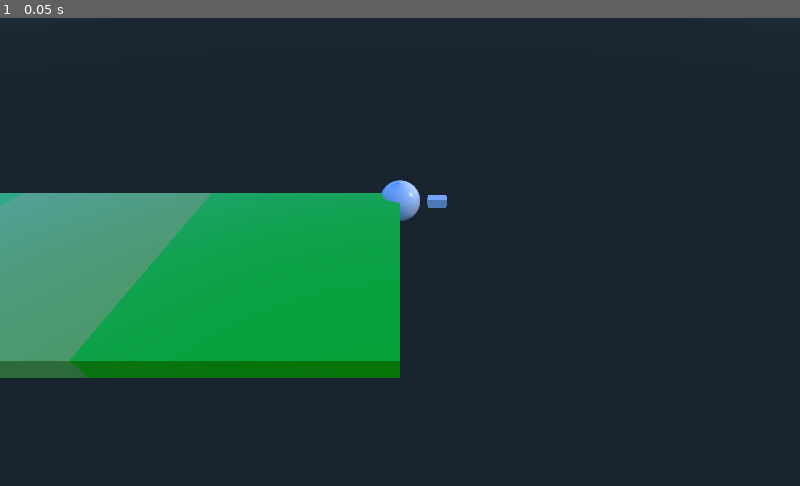
Above: before the commit, frame 1.
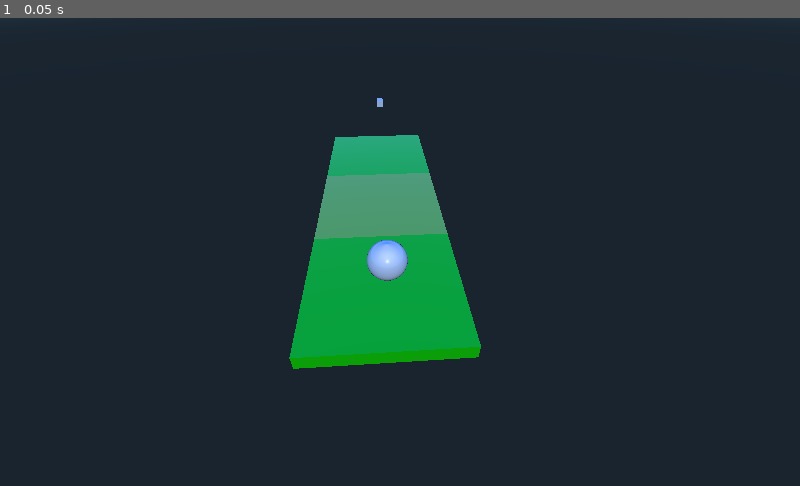
Above: after the commit, the same moment.

Repository: jbreslin33/breslinsoccer
Game: Godot game, scene res://Main.tscn
The game is run twice, just before and just after one commit, with the same random seed, the same clock (stepped at 60 frames per second) and the same inputs.
Inputs:
- Up to frame 1 (0.05 s): no input

The runs differ from the first frame. In frame 1, 21% of the frame differs, in the area x 0-61%, y 17-77%.

Commit message:
color for 3rd pitch square

Diff:
--- a/Main.tscn
+++ b/Main.tscn
@@ -201,6 +201,7 @@
 [node name="Main" type="Node" index="0"]
 
 [node name="Pitch" type="Node" parent="." index="0"]
+editor/display_folded = true
 
 [node name="pitch_p005_p005" type="Spatial" parent="Pitch" index="0"]
 transform = Transform( 1, 0, 0, 0, 1, 0, 0, 0, 1, 5, 0, 5 )
@@ -305,7 +306,7 @@
 disabled = false
 
 [node name="Camera" type="Camera" parent="." index="1"]
-transform = Transform( -4.37114e-08, -0.642788, 0.766044, 0, 0.766044, 0.642788, -1, 2.80971e-08, -3.34849e-08, 15.624, 9.50894, 0 )
+transform = Transform( -0.997598, -0.0445252, 0.053063, 0, 0.766044, 0.642788, -0.0692689, 0.641244, -0.764204, 5, 15.7035, -10 )
 keep_aspect = 1
 cull_mask = 1048575
 environment = null
@@ -321,6 +322,7 @@
 _sections_unfolded = [ "Transform" ]
 
 [node name="Ball" type="KinematicBody" parent="." index="2"]
+transform = Transform( 1, 0, 0, 0, 1, 0, 0, 0, 1, 4.75079, 3.86482, 3.44124 )
 input_ray_pickable = true
 input_capture_on_drag = false
 collision_layer = 1
@@ -355,7 +357,7 @@
 disabled = false
 
 [node name="Player" type="KinematicBody" parent="." index="3"]
-transform = Transform( 0.26, 0, 0, 0, 0.25, 0, 0, 0, 0.5, 0, 0, -2 )
+transform = Transform( 0.26, 0, 0, 0, 0.25, 0, 0, 0, 0.5, 4.61244, 6.52481, 22.3122 )
 input_ray_pickable = true
 input_capture_on_drag = false
 collision_layer = 1
